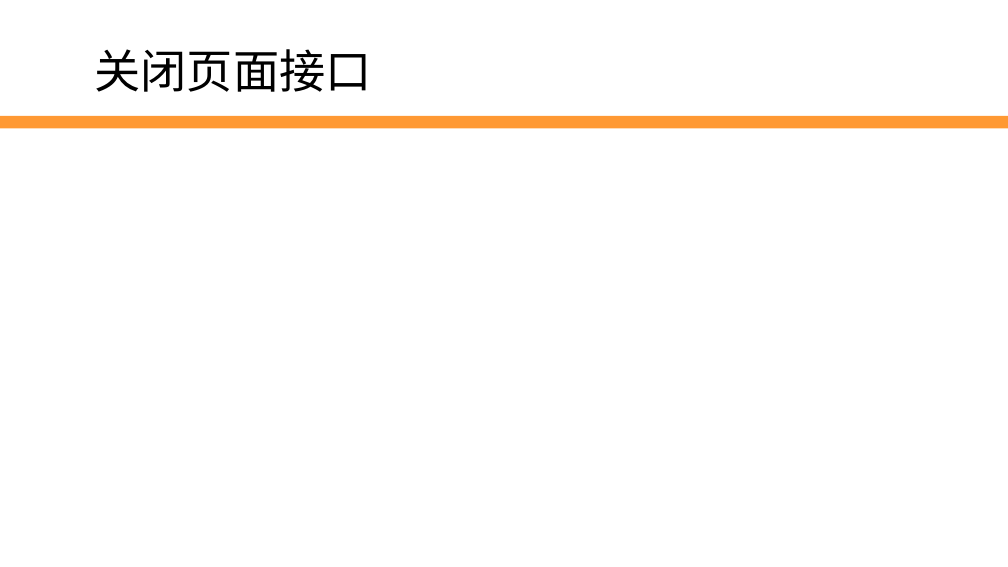
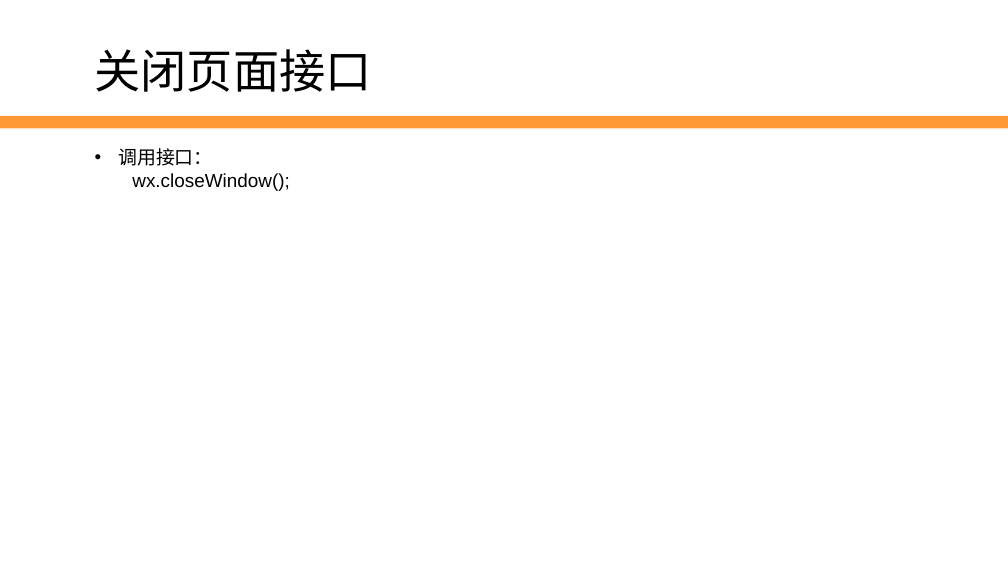
Before and after one commit to edu2act/2017-2018_1st_Wechat_Web_Programming, a slide deck: slide 17 of 课程ppt/第10讲 JS-SDK.pptx (slide 19 before the commit). Drawn at 1008x567 pixels with LibreOffice and Linux fonts; fonts in the diff are those of the drawing; background and template pictures are left out. Boxes give left, top, right and bottom in pixels: in the first picture for what was removed or moved away, otherwise in the second. Text is boxed around its words. In the diff, an @@ line names an element or a change of style, - is before the commit and + after.

```diff
--- a/课程ppt/第10讲 JS-SDK.pptx
+++ b/课程ppt/第10讲 JS-SDK.pptx
@@ text added at (118,148,289,191), 18 pt, text #000000 @@
+• 调用接口：
+  wx.closeWindow();
```
Also in this commit, not shown: 13 other slides changed, 4 slides added, 2 slides removed, 1 other file.
